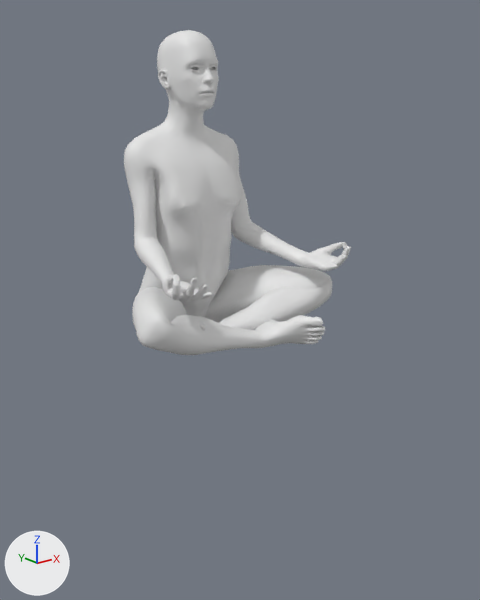
Before and after pictures for a commit that changed the glTF model assets/humanoid_proxy_rigged.glb.
Both versions are drawn from a 50 mm camera at (-1.119, -1.686, 0.745) aimed at (0.059, -0.214, 0.156). Lighting does not change. The marker at lower left points along +X, +Y and +Z. The picture after the commit comes second. Vertices at exactly the same position are counted once.

In view in the first picture: 'Human_export_copy'.
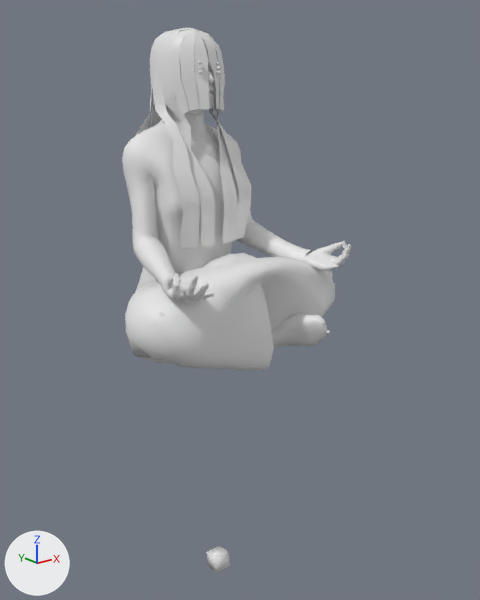
Commit message: updates avatar with hair

Boxes (x1, y1, x2, y2) around the edits, measured in the pictures (480 x 600 px):
```json
{"object": "Human_export_copy", "change": "reshaped", "before": [124, 30, 351, 355], "after": [122, 27, 351, 572], "on screen": "67% taller"}
{"part": 1, "of": "me_base_003", "change": "added", "after": [122, 27, 351, 371]}
{"part": 2, "of": "me_base_003", "change": "added", "after": [206, 546, 230, 572]}
```

The change, as JSON lines over the scene's bpy script:
```json
{"block": "me_base_003", "where": "# used by ob_human_export_copy; location = (0.0, 0.0, -0.781)"}
{"op": "remove", "block": "me_base_003", "code": "me_base_003.from_pydata(...)  # 13380 vertices, 26756 faces; spans x -0.337..0.339, y -0.472..0.074, z 0.802..1.687"}
{"op": "add", "block": "me_base_003", "code": "me_base_003.from_pydata(...)  # 19158 vertices, 36972 faces; spans x -0.356..0.357, y -0.491..0.082, z -0.006..1.695"}
{"block": "me_base_003", "change": "me_base_003 part 1: 5770 vertices added at x -0.356..0.357, y -0.491..0.082, z 0.747..1.695"}
{"block": "me_base_003", "change": "me_base_003 part 2: 8 vertices added at x -0.027..0.027, y -0.202..-0.14, z -0.006..0.057"}
```
